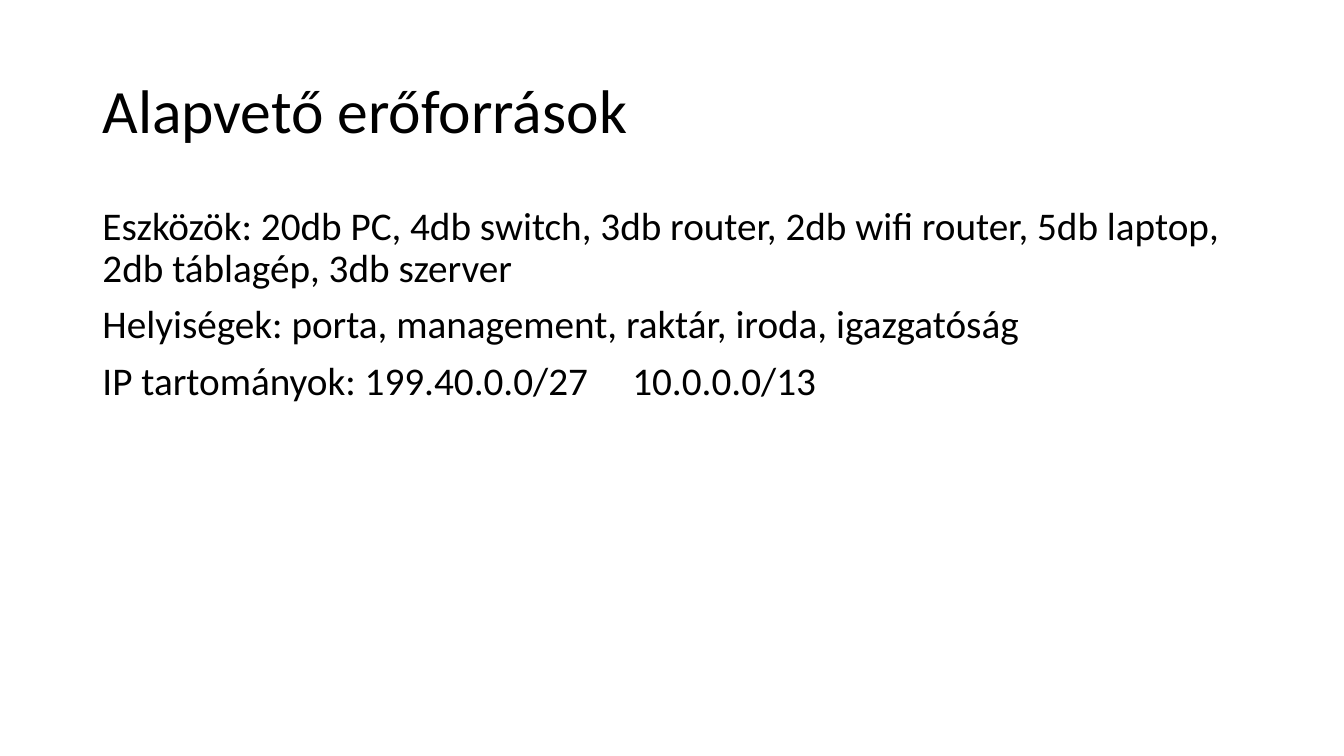
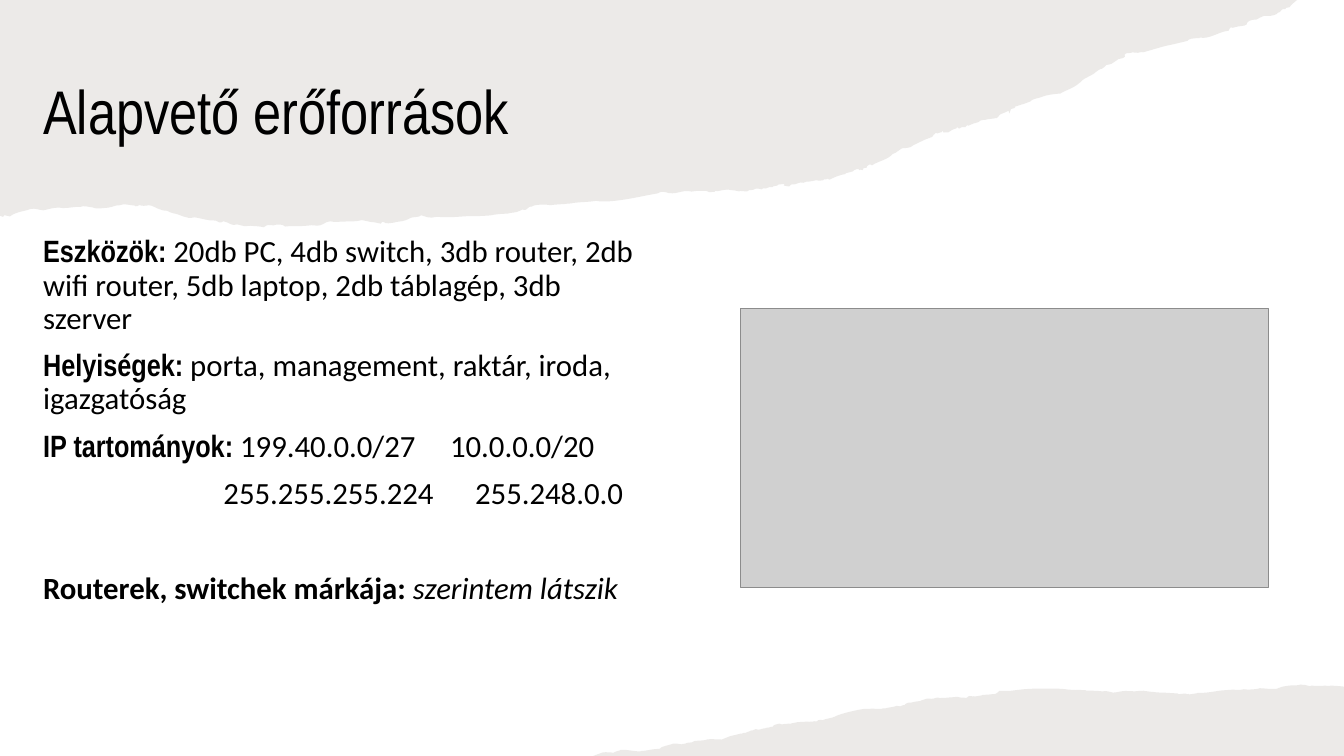
Before and after one commit to Valentin0216/tesco_halozat, a slide deck: slide 2 of dusnokli tesco halozat.pptx. Drawn at 1344x756 pixels with LibreOffice and Linux fonts; fonts in the diff are those of the drawing; grey boxes stand for pictures. Boxes give left, top, right and bottom in pixels: in the first picture for what was removed or moved away, otherwise in the second. Text is boxed around its words. In the diff, an @@ line names an element or a change of style, - is before the commit and + after.

```diff
--- a/dusnokli tesco halozat.pptx
+++ b/dusnokli tesco halozat.pptx
@@ freeform shape added at (0,0,1298,227), fill #82766A at 15% opacity @@
@@ title "Alapvető erőforrások": place and size @@
-title "Alapvető erőforrások" at (102,90,627,143)
+title "Alapvető erőforrások" at (43,88,509,146)
@@ title "Alapvető erőforrások" at (43,88,509,146): font Calibri to Arial Narrow @@
@@ text "Eszközök: 20db PC, 4db switch, ...": place and size @@
-text "Eszközök: 20db PC, 4db switch, ..." at (102,212,1219,402)
+text "Eszközök: 20db PC, 4db switch, ..." at (43,239,633,605)
@@ text at (43,239,633,415): size 28 to 22 pt in "Eszközök: 20db PC, 4db switch, 3db router, ...", "Helyiségek: porta, management, raktár, iroda, igazgatóság"; font Calibri to Arial Narrow, bold on in "Eszközök:", "Helyiségek:" @@
@@ picture added at (741,309,1269,587) @@
@@ text at (43,434,623,605): text changed; size 28 to 22 pt @@
-IP tartományok: 199.40.0.0/27 10.0.0.0/13
+IP tartományok: 199.40.0.0/27 10.0.0.0/20
+255.255.255.224 255.248.0.0
+Routerek, switchek márkája: szerintem látszik
@@ freeform shape added at (594,685,1344,756), fill #82766A at 15% opacity @@
```
Also in this commit, not shown: 2 other slides changed, 9 slides added.
